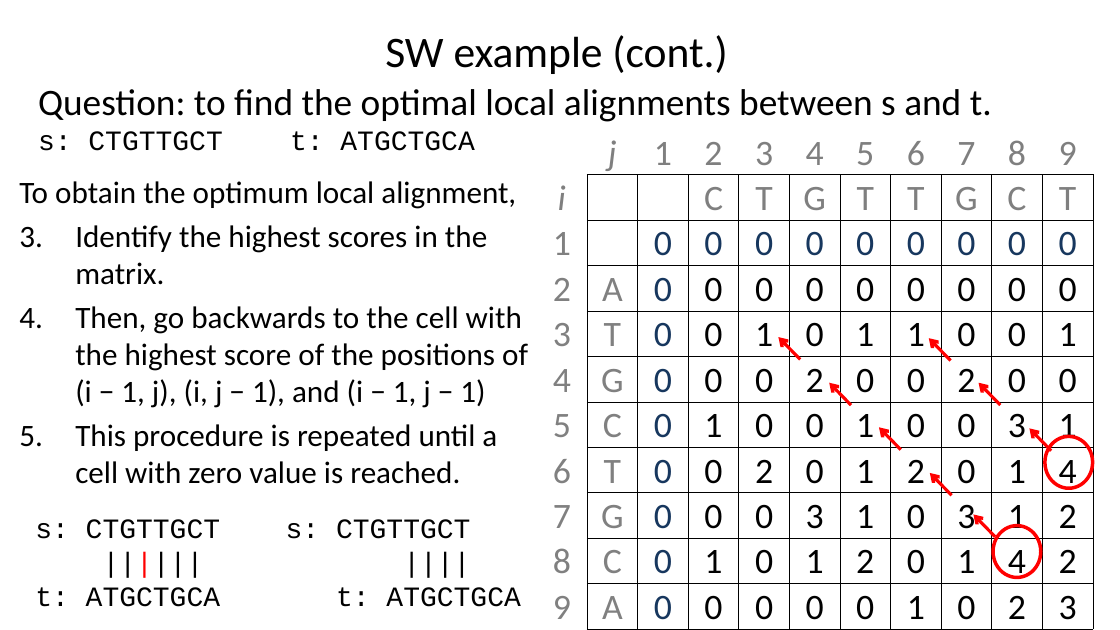
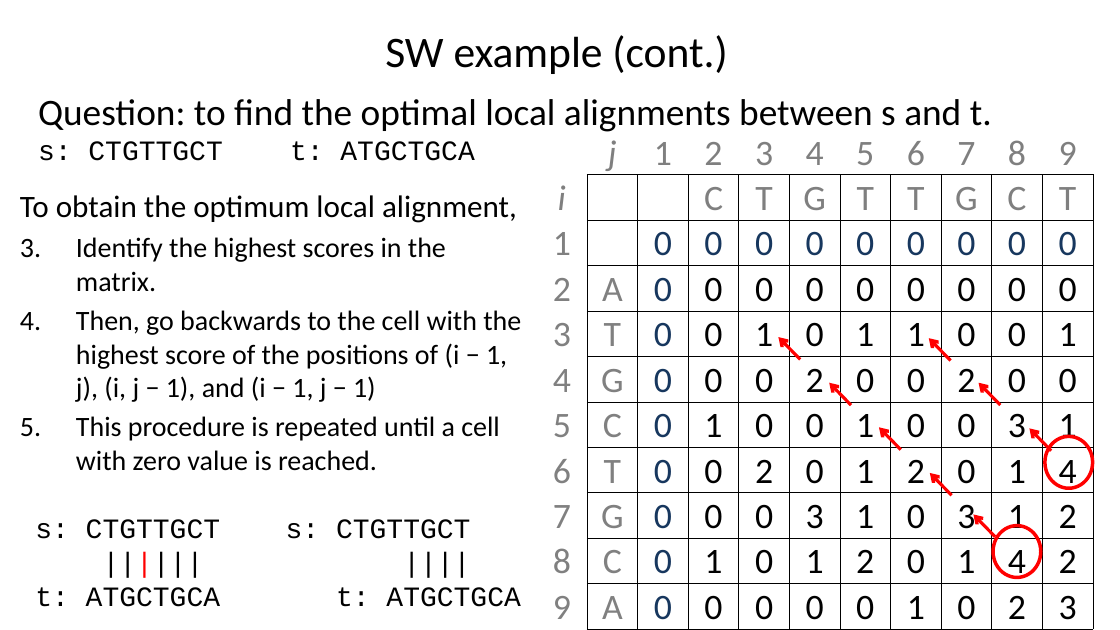
Before and after one commit to liu3zhenlab/teaching, a slide deck: slide 22 of PLPTH813Bioinformatis/2025/1_lecture/lecture04_alignment_I.pptx (slide 21 before the commit). Drawn at 1120x630 pixels with LibreOffice and Linux fonts; fonts in the diff are those of the drawing. Boxes give left, top, right and bottom in pixels: in the first picture for what was removed or moved away, otherwise in the second. Text is boxed around its words. In the diff, an @@ line names an element or a change of style, - is before the commit and + after.

```diff
--- a/PLPTH813Bioinformatis/2025/1_lecture/lecture04_alignment_I.pptx
+++ b/PLPTH813Bioinformatis/2025/1_lecture/lecture04_alignment_I.pptx
@@ text "Question: to find the optimal ...": place and size @@
-text "Question: to find the optimal ..." at (38,89,992,151)
+text "Question: to find the optimal ..." at (38,99,992,161)
@@ text "To obtain the optimum local ...": place and size @@
-text "To obtain the optimum local ..." at (19,181,528,484)
+text "To obtain the optimum local ..." at (20,195,521,471)
@@ text at (76,237,521,471): size 20 to 18 pt in "Identify the highest scores in the matrix.", "Then, go backwards to the cell with ...", "This procedure is repeated until a cell ..." @@
```
Also in this commit, not shown: 10 other slides changed, 1 slide added, 2 other files.
